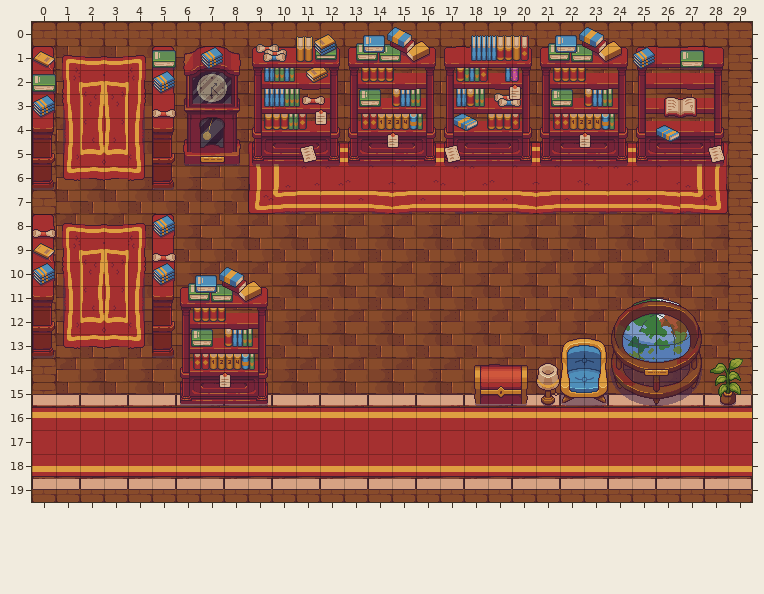
An edit to a level. Tiled map (JSON), assets/biblioteca2.tmj. This is how it looked before the edit.
Cells are 24x24 px. Shown: x 0..29, y 0..19.
New version:
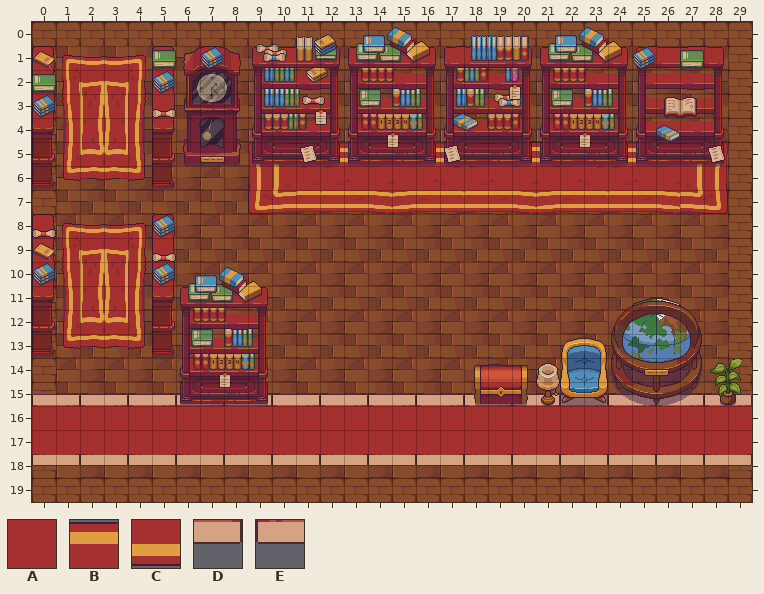
Key: from "libassetpack-tiled": A 156, B 157 turned 270, C 157 turned 90, D 193 turned 180, E 194 turned 180.
_ is an empty cell.
Difference:
Layer "tapetes":
The author put tile A in row 16 at x 0 to 29.
Layer "bordas do chão":
The author put tile D in row 18 at x 1, 3, 5, 7, 9, 11, 13, 15, 17, 19, 21, 23, 25, 27 and 29.
The author put tile E in row 18 at x 0, 2, 4, 6, 8, 10, 12, 14, 16, 18, 20, 22, 24, 26 and 28.
Tile D is removed in row 19 at x 1, 3, 5, 7, 9, 11, 13, 15, 17, 19, 21, 23, 25, 27 and 29.
Tile E is removed in row 19 at x 0, 2, 4, 6, 8, 10, 12, 14, 16, 18, 20, 22, 24, 26 and 28.
Layer "estantes":
Tile B is removed in row 16 at x 0 to 29.
Tile C is removed in row 18 at x 0 to 29.
Boxes around the changes in both pictures, in picture pixels (x1, y1, x2, y2):
changed: (32, 406, 752, 418)
changed: (32, 454, 752, 490)
